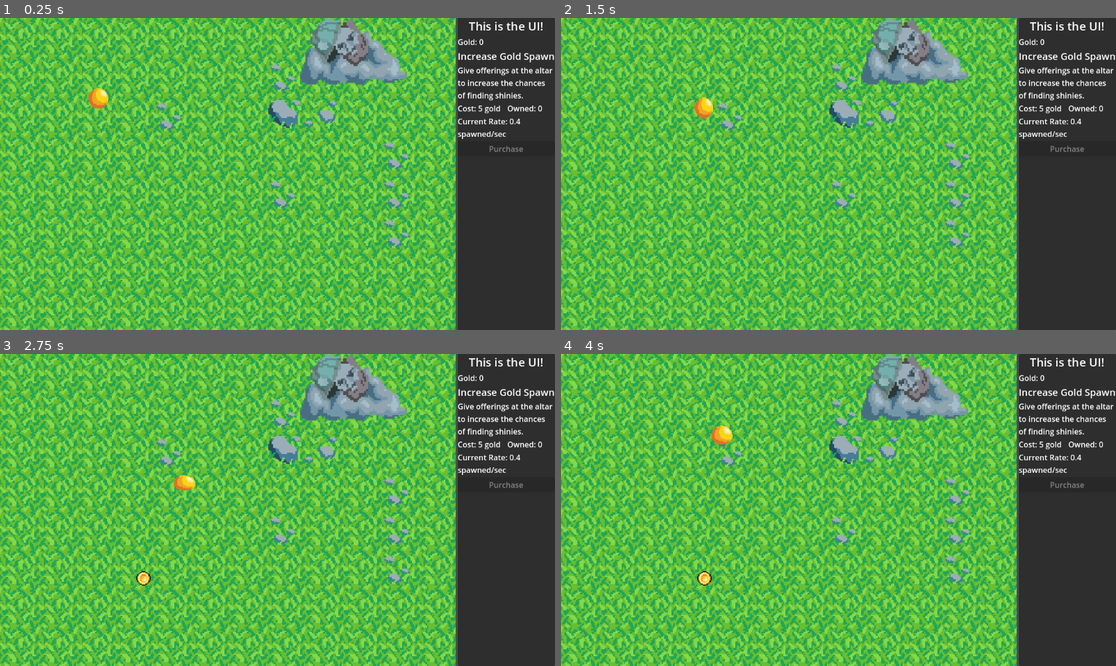
Above: before the commit, frames 1-4 (two rows, left to right).
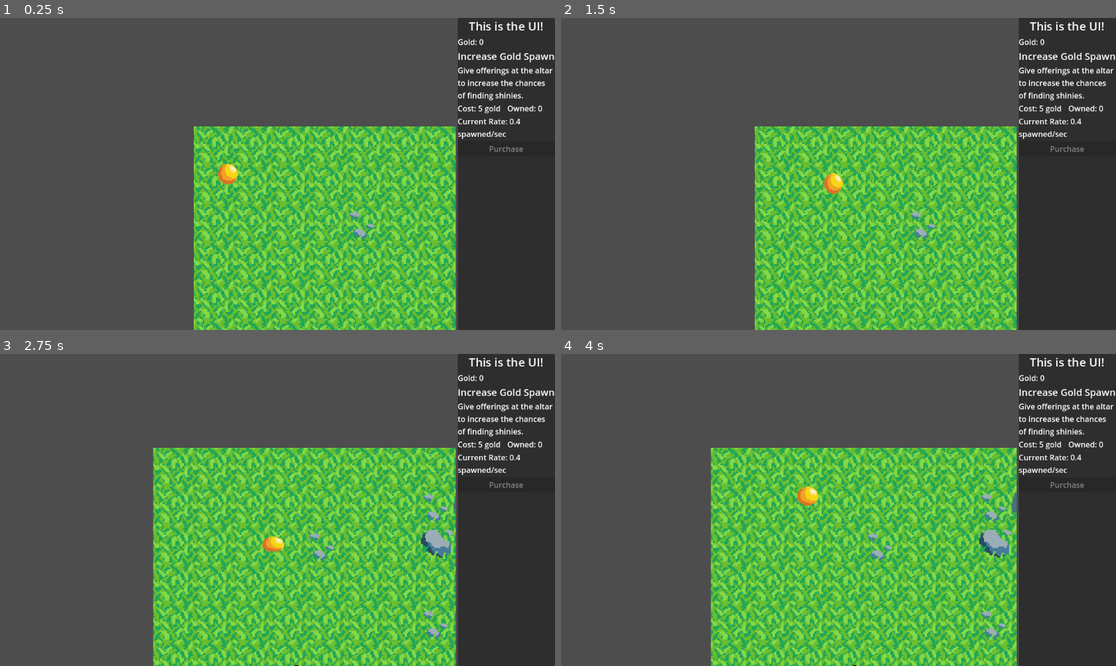
Above: after the commit, the same moments.

Repository: Fuzzy39/TeamJam
Game: Godot game, scene res://Scenes/Main.tscn
Two runs of this game, one before a commit and one after it. Both use one fixed random seed, a clock stepped at 60 frames per second and the inputs below.
Inputs:
- Up to frame 1 (0.25 s): no input
- Up to frame 2 (1.5 s): tap Enter at 0.5 s; hold Right (right) 0.53-1.28 s; hold Down (down) from 1.28 s (still down)
- Up to frame 3 (2.75 s): release Down (down) at 2.03 s; hold Right (right) from 2.03 s (still down)
- Up to frame 4 (4 s): release Right (right) at 2.78 s; hold Up (up) 2.78-3.53 s; hold Left (left) from 3.53 s (still down)

The runs differ from the first frame. In frame 1, 73% of the frame differs, in the area x 0-83%, y 0-100%; in frame 2, 73%; in frame 3, 70%; in frame 4, 70%.

Commit message:
camera and animation bugfix
WOW THE THINGS ARE MOVE

Diff:
--- a/Scenes/building.tscn
+++ b/Scenes/building.tscn
@@ -23,11 +23,8 @@
 "speed": 5.0
 }]
 
-[sub_resource type="RectangleShape2D" id="RectangleShape2D_ng7df"]
-size = Vector2(62, 36)
-
 [sub_resource type="RectangleShape2D" id="RectangleShape2D_djk7y"]
-size = Vector2(84, 45)
+size = Vector2(76, 49)
 
 [node name="Building" type="StaticBody2D"]
 position = Vector2(85, 90)
@@ -37,15 +34,15 @@
 position = Vector2(1, -13)
 sprite_frames = SubResource("SpriteFrames_gr3ay")
 
-[node name="CollisionShape2D" type="CollisionShape2D" parent="."]
+[node name="CollisionShape2D" type="CollisionPolygon2D" parent="."]
 position = Vector2(0, -1)
-shape = SubResource("RectangleShape2D_ng7df")
+polygon = PackedVector2Array(-31, 18, 31, 17, 30, 11, 0, -18, -20, -18)
 
 [node name="Proximity" type="Area2D" parent="."]
 position = Vector2(0, -1)
 
 [node name="CollisionShape2D" type="CollisionShape2D" parent="Proximity"]
-position = Vector2(0, 4.5)
+position = Vector2(-1, 0.5)
 shape = SubResource("RectangleShape2D_djk7y")
 
 [connection signal="body_entered" from="Proximity" to="." method="_on_proximity_body_entered"]
--- a/Scenes/player.tscn
+++ b/Scenes/player.tscn
@@ -175,18 +175,21 @@
 size = Vector2(18, 18)
 
 [node name="Player" type="CharacterBody2D"]
-position = Vector2(550, 312)
+position = Vector2(29, 39)
 script = ExtResource("1_5j727")
 speed = 50
 
 [node name="Sprite" type="AnimatedSprite2D" parent="."]
-position = Vector2(-467, -255)
+position = Vector2(0, -9)
 scale = Vector2(0.5625, 0.5625)
 sprite_frames = SubResource("SpriteFrames_n6i75")
 animation = &"idle"
 
 [node name="CollisionShape2D" type="CollisionShape2D" parent="."]
-position = Vector2(-467, -246)
 shape = SubResource("RectangleShape2D_8gp4p")
 
-[connection signal="animation_finished" from="Sprite" to="." method="_on_sprite_animation_finished"]
+[node name="Camera2D" type="Camera2D" parent="."]
+drag_horizontal_enabled = true
+drag_vertical_enabled = true
+drag_left_margin = 0.5
+drag_top_margin = 0.5
--- a/Scripts/player.gd
+++ b/Scripts/player.gd
@@ -13,6 +13,7 @@
 	#animations
 	if input_direction == Vector2.ZERO:
 		moving = false
+		await $Sprite.animation_looped
 		$Sprite.play("idle")
 	else:
 		$Sprite.play("moving")
Not shown: 1 places in Scenes/building.tscn that only renumber resources
